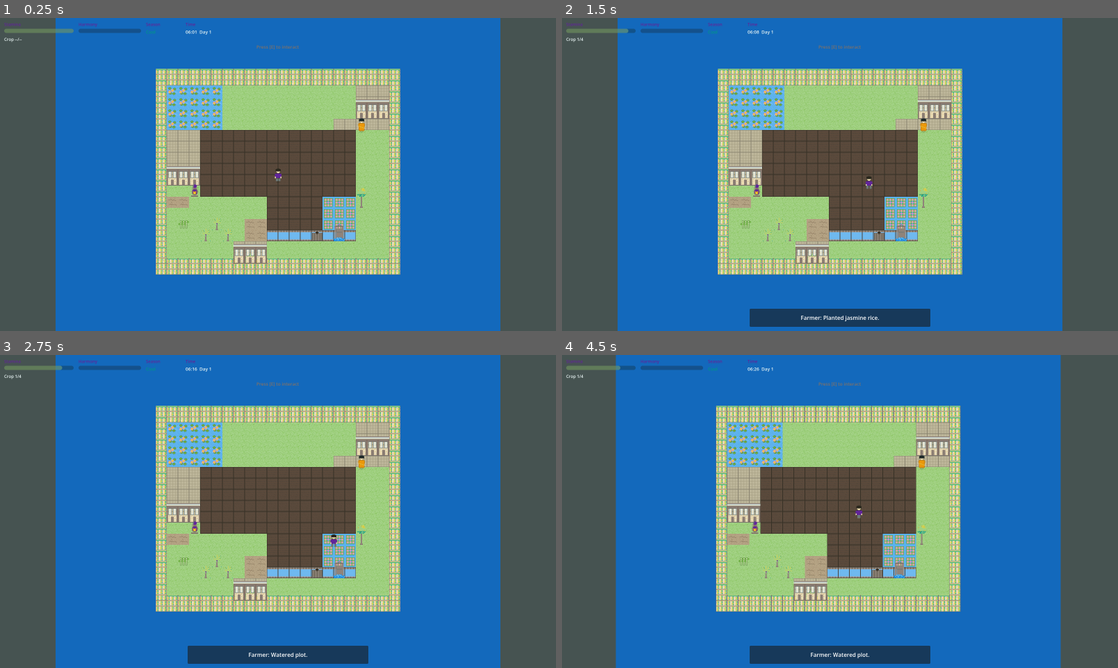
Above: before the commit, frames 1-4 (two rows, left to right).
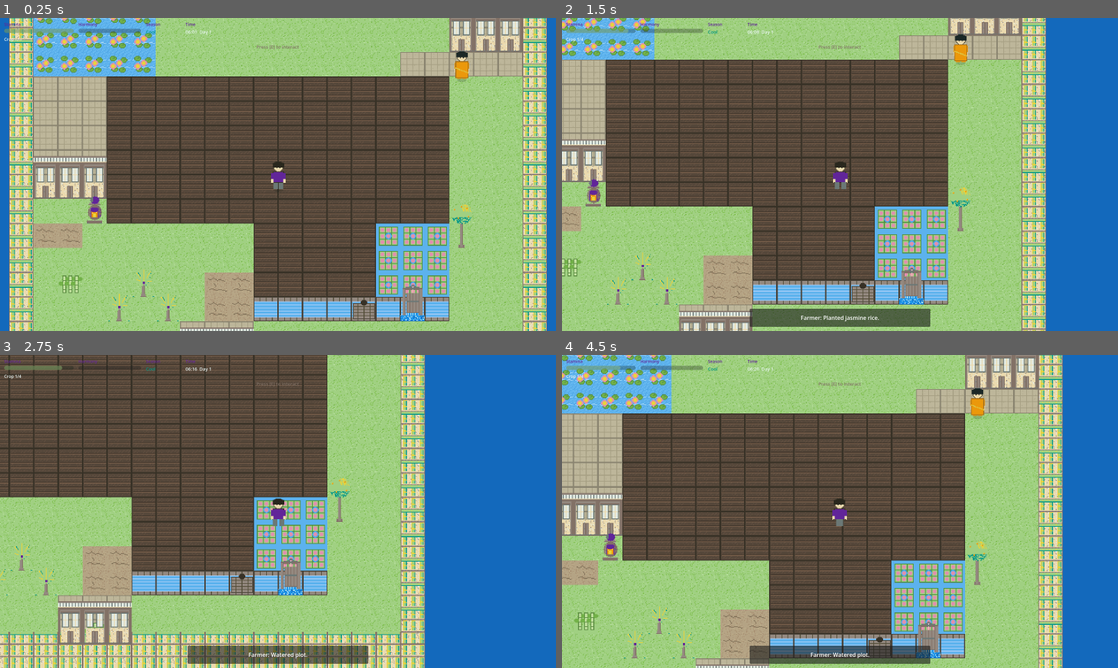
Above: after the commit, the same moments.

Repository: GRITui/slowlife-simulator
Game: Godot game, scene res://scenes/core/Main.tscn
The game is run twice, just before and just after one commit, with the same random seed, the same clock (stepped at 60 frames per second) and the same inputs.
Inputs:
- Up to frame 1 (0.25 s): no input
- Up to frame 2 (1.5 s): tap E (interact) at 0.5, 1.35 s; hold Right (move_right) 0.53-1.28 s; hold E (interact) 0.53-1.28 s; hold Down (move_down) from 1.28 s (still down)
- Up to frame 3 (2.75 s): tap E (interact) at 2 s; release Down (move_down) at 2.03 s; hold Right (move_right) from 2.03 s (still down); hold E (interact) from 2.03 s (still down)
- Up to frame 4 (4.5 s): release Right (move_right) at 2.78 s; release E (interact) at 2.78 s; hold Up (move_up) 2.78-3.53 s; tap E (interact) at 2.85, 3.5, 4.35 s; hold E (interact) 3.53-4.28 s; hold Left (move_left) from 3.53 s (still down)

The runs differ from the first frame. In frame 1, 93% of the frame differs, in the area x 0-100%, y 0-100%; in frame 2, 90%; in frame 3, 78%; in frame 4, 93%.

Commit message:
feat(engine): ENGINE-004 camera lock/zoom render-QA + profiler overlay hook
- Player.tscn Camera2D: enabled=true (not current), zoom 2.2, drag/smoothing off, limit_smoothed false (Godot 4.7, 3/4 canon REV 2)
- ProfilerOverlay.gd: CanvasLayer 100, F3 toggle + --profiler flag, FPS/proc/phys/mem/objs/draw/zoom/Y-sort display
- Main.tscn: add ProfilerOverlay node

Verification: scripts/ci/run_gate.sh all — 48/48 engine + 54/54 content green; manual headless check cam enabled true zoom (2.2,2.2) drag false profiler present

Diff:
--- a/backlog.json
+++ b/backlog.json
@@ -261,16 +261,18 @@
       "lane": "engine",
       "category": "profiling",
       "title": "Camera lock/zoom render-QA + profiler overlay hook",
-      "status": "todo",
+      "status": "completed",
       "priority": "medium",
       "owner": "profiler-inspector",
       "files": [
         "scenes/entities/Player.tscn",
-        "scenes/entities/Player.gd"
+        "scripts/core/ProfilerOverlay.gd",
+        "scenes/core/Main.tscn"
       ],
       "github_issue_url": "https://github.com/GRITui/slowlife-simulator/issues/5",
       "github_issue_number": 5,
-      "notes": "Takes over issue #5 (camera center-lock, zoom 2.2-2.5) framed as render-correctness QA, plus frame/memory profiler overlay."
+      "notes": "Camera2D enabled=true, zoom 2.2, drag/smoothing off, limit_smoothed false (Godot 4.7). ProfilerOverlay CanvasLayer 100 (F3 toggle, --profiler flag, FPS/proc/mem/draw/zoom/Y-sort). Gates 48/48 engine + 54/54 content green.",
+      "completed_at": "2026-08-31"
     },
     {
       "id": "ENGINE-005",
--- a/scenes/core/Main.tscn
+++ b/scenes/core/Main.tscn
@@ -1,7 +1,8 @@
-[gd_scene load_steps=8 format=3 uid="uid://main000001"]
+[gd_scene load_steps=9 format=3 uid="uid://main000001"]
 
 [ext_resource type="Script" path="res://scenes/core/Main.gd" id="1_main"]
 [ext_resource type="Script" path="res://scenes/core/WorldRender.gd" id="1_wr"]
+[ext_resource type="Script" path="res://scripts/core/ProfilerOverlay.gd" id="7_prof"]
 [ext_resource type="PackedScene" path="res://scenes/core/TimeManager.tscn" id="2_tm"]
 [ext_resource type="PackedScene" path="res://scenes/core/GridManager.tscn" id="3_gm"]
 [ext_resource type="PackedScene" path="res://scenes/entities/MonkNPC.tscn" id="4_monk"]
@@ -73,3 +74,7 @@
 grow_vertical = 2
 color = Color(0, 0.5882353, 0.53333336, 0.078431375)
 mouse_filter = 2
+
+[node name="ProfilerOverlay" type="CanvasLayer" parent="."]
+layer = 100
+script = ExtResource("7_prof")
--- a/scenes/entities/Player.tscn
+++ b/scenes/entities/Player.tscn
@@ -126,9 +126,13 @@
 shape = SubResource("RectangleShape2D_pl")
 
 [node name="Camera2D" type="Camera2D" parent="."]
-current = true
-zoom = Vector2(1, 1)
-limit_smoothed = true
-position_smoothing_enabled = true
-drag_horizontal_enabled = true
-drag_vertical_enabled = true
+enabled = true
+zoom = Vector2(2.2, 2.2)
+limit_smoothed = false
+position_smoothing_enabled = false
+drag_horizontal_enabled = false
+drag_vertical_enabled = false
+process_mode = 3
+editor_draw_drag_margin = false
+editor_draw_limits = false
+editor_draw_process_callback = false
--- /dev/null
+++ b/scripts/core/ProfilerOverlay.gd
@@ -0,0 +1,95 @@
+extends CanvasLayer
+# ProfilerOverlay — ENGINE-004 render QA + profiler hook (@profiler-inspector)
+# Headless-safe: uses Performance monitors, toggles via F3 or --profiler flag.
+# Decoupled: no SignalBus dependency; self-contained.
+
+var _visible_profiler: bool = false
+var _label: Label
+var _accum: float = 0.0
+
+func _ready() -> void:
+	layer = 100
+	visible = _visible_profiler
+	# CLI flag: --profiler enables overlay on start (useful for QA screenshots)
+	if "--profiler" in OS.get_cmdline_user_args():
+		_visible_profiler = true
+		visible = true
+	# Build label
+	_label = Label.new()
+	_label.name = "ProfilerLabel"
+	_label.position = Vector2(8, 8)
+	_label.add_theme_font_size_override("font_size", 10)
+	_label.add_theme_color_override("font_color", Color(0.95, 0.95, 0.95, 1))
+	_label.add_theme_color_override("font_shadow_color", Color(0, 0, 0, 0.8))
+	_label.add_theme_constant_override("shadow_offset_x", 1)
+	_label.add_theme_constant_override("shadow_offset_y", 1)
+	# Semi-transparent background via Panel behind label
+	var bg := ColorRect.new()
+	bg.name = "ProfilerBG"
+	bg.color = Color(0, 0, 0, 0.55)
+	bg.size = Vector2(220, 72)
+	bg.position = Vector2(4, 4)
+	add_child(bg)
+	add_child(_label)
+	_update_text()
+
+func _process(delta: float) -> void:
+	_accum += delta
+	if _accum < 0.5:
+		return
+	_accum = 0.0
+	if _visible_profiler:
+		_update_text()
+
+func _unhandled_input(event: InputEvent) -> void:
+	if event is InputEventKey and event.pressed and event.keycode == KEY_F3:
+		_visible_profiler = not _visible_profiler
+		visible = _visible_profiler
+		if _visible_profiler:
+			_update_text()
+
+func _update_text() -> void:
+	if _label == null:
+		return
+	var fps: float = Performance.get_monitor(Performance.TIME_FPS)
+	var proc: float = Performance.get_monitor(Performance.TIME_PROCESS)
+	var phys: float = Performance.get_monitor(Performance.TIME_PHYSICS_PROCESS)
+	var mem_static: float = Performance.get_monitor(Performance.MEMORY_STATIC) / 1024.0 / 1024.0
+	var obj_count: int = Performance.get_monitor(Performance.OBJECT_COUNT)
+	var draw_calls: int = Performance.get_monitor(Performance.RENDER_TOTAL_DRAW_CALLS_IN_FRAME) if Performance.has_method("get_monitor") else 0
+	_label.text = "FPS %d | proc %.3fms phys %.3fms\nMem %.1fMB | Objs %d | Draw %d\nZoom %.1f | Y-sort %s" % [
+		int(fps), proc * 1000.0, phys * 1000.0, mem_static, obj_count, draw_calls,
+		_get_camera_zoom(), _get_y_sort_status()
+	]
+
+func _get_camera_zoom() -> float:
+	var cam := _find_camera()
+	if cam and "zoom" in cam:
+		return cam.zoom.x
+	return 0.0
+
+func _get_y_sort_status() -> String:
+	var main: Node = get_tree().current_scene if get_tree() else null
+	if main and "y_sort_enabled" in main:
+		return "on" if main.y_sort_enabled else "off"
+	return "?"
+
+func _find_camera() -> Camera2D:
+	var tree := get_tree()
+	if tree == null:
+		return null
+	# Player's Camera2D is the active gameplay camera
+	var scene: Node = tree.current_scene
+	if scene:
+		var p: Node = scene.find_child("Player", true, false) if scene.has_method("find_child") else null
+		if p:
+			var cam: Node = p.get_node_or_null("Camera2D")
+			if cam is Camera2D:
+				return cam as Camera2D
+		var cam_direct: Node = scene.find_child("Camera2D", true, false) if scene.has_method("find_child") else null
+		if cam_direct is Camera2D:
+			return cam_direct as Camera2D
+	return null
+
+func is_visible_profiler() -> bool:
+	return _visible_profiler
Not shown, added: scripts/core/ProfilerOverlay.gd.uid
